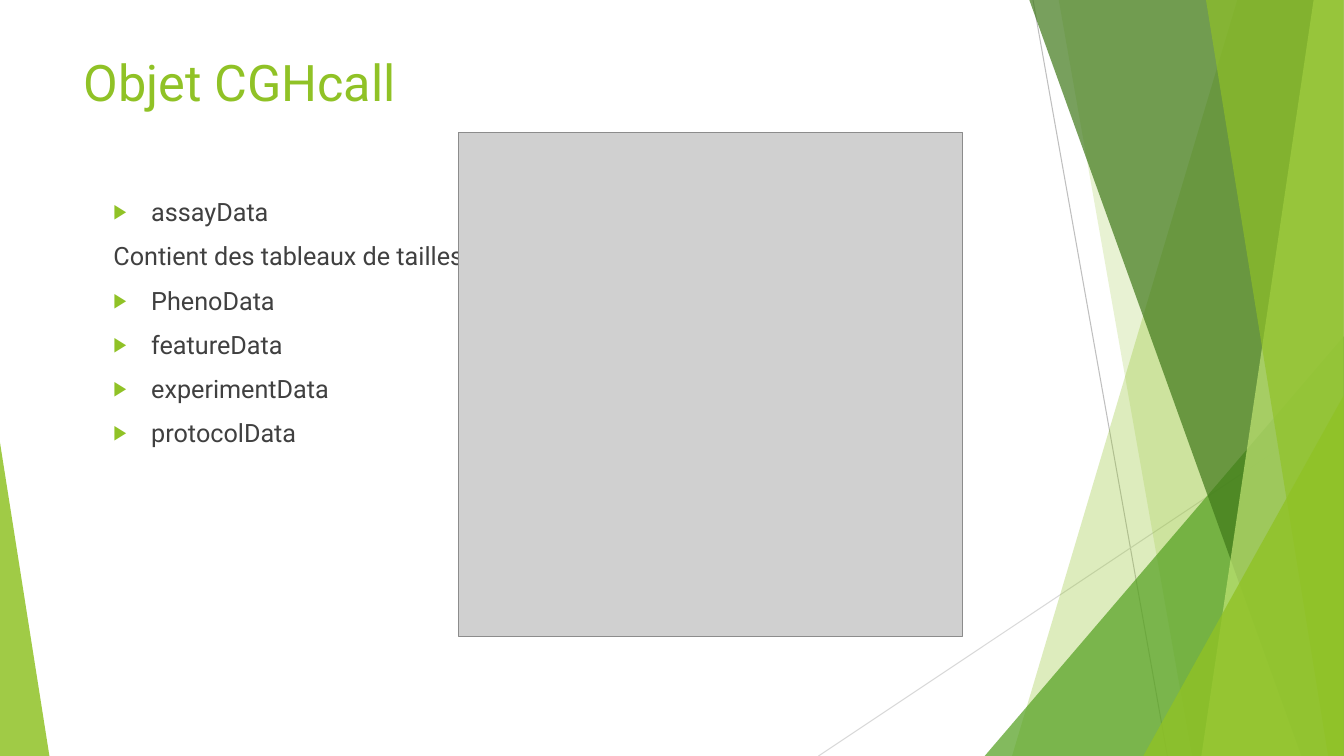
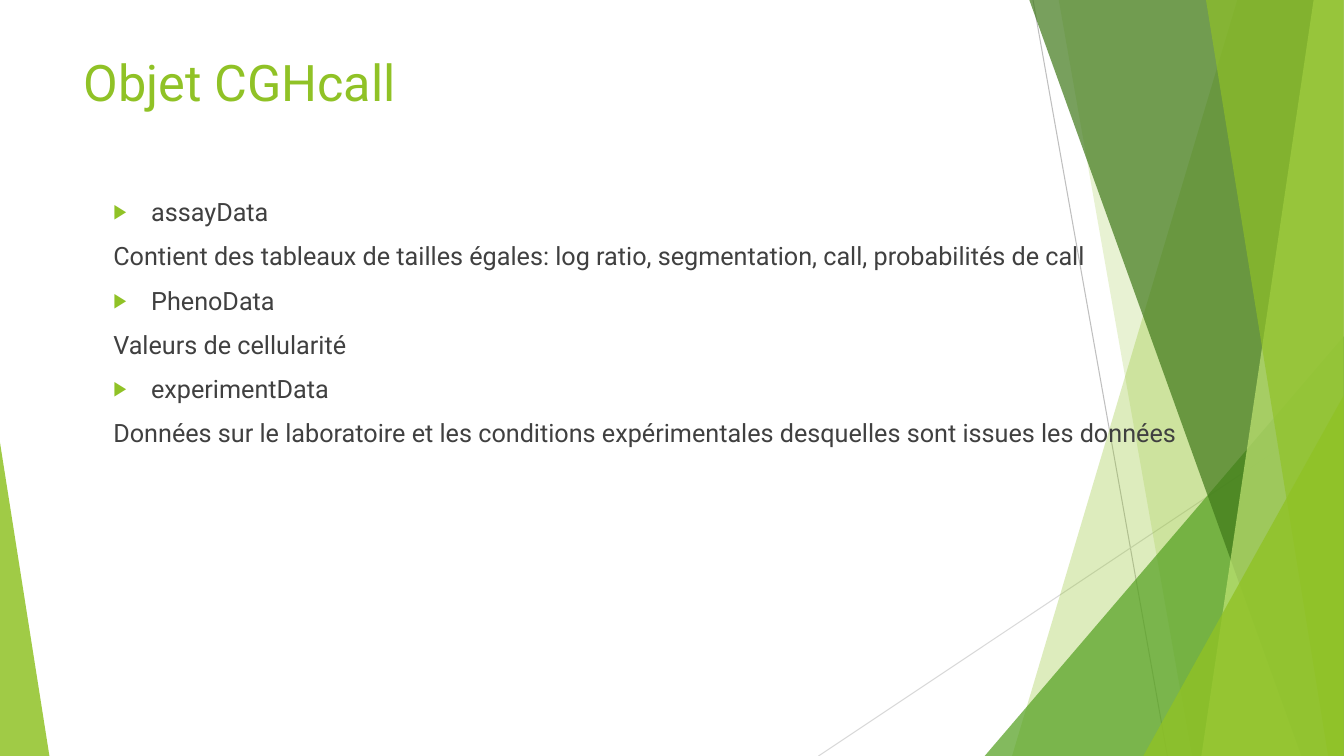
Before and after one commit to Elie-Bordron/DEA-dataviz, a slide deck: slide 24 of docs/docs_I_made/slides/CGHcall.pptx (slide 23 before the commit). Drawn at 1344x756 pixels with LibreOffice and Linux fonts; fonts in the diff are those of the drawing; grey boxes stand for pictures. Boxes give left, top, right and bottom in pixels: in the first picture for what was removed or moved away, otherwise in the second. Text is boxed around its words. In the diff, an @@ line names an element or a change of style, - is before the commit and + after.

Commit message:
bergupdate: EaCoN can't be installed on linux since it depends on facets. started to work on ASCAT only. also completed a bit CGHcall slides

```diff
--- a/docs/docs_I_made/slides/CGHcall.pptx
+++ b/docs/docs_I_made/slides/CGHcall.pptx
@@ picture removed at [459, 132, 963, 636] @@
@@ text at [113, 243, 1084, 272]: text changed @@
-Contient des tableaux de tailles égales: log ratio, segmentation, call,
+Contient des tableaux de tailles égales: log ratio, segmentation, call, probabilités de call
@@ text at [113, 335, 346, 355]: text changed @@
-▶ featureData
+Valeurs de cellularité
@@ text at [113, 420, 1176, 449]: text changed @@
-▶ protocolData
+Données sur le laboratoire et les conditions expérimentales desquelles sont issues les données
```
Also in this commit, not shown: 5 other slides changed, 1 slide added, 15 other files.
